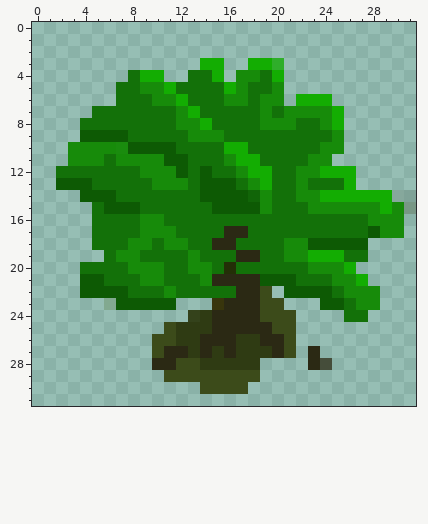
Two states of a pixel-art sprite, res/objects/Tree.png. The picture above was drawn from the file before the commit.
The file is 32x32 pixels. Pixels under 10% opacity are left out.
New version:
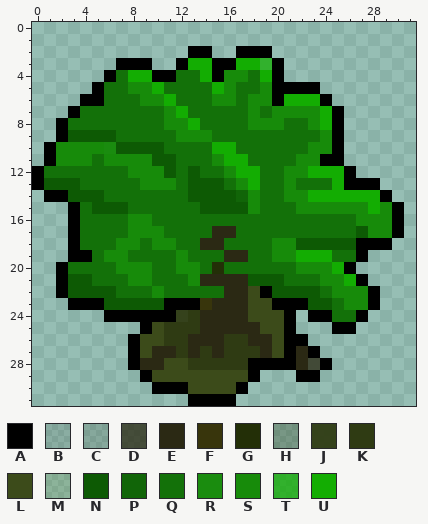
Palette (. is transparent): A #000000  B #2b29141d  C #2b291426  D #2b2914c2  E #2b2914  F #38350c  G #232f07  H #2f3b134b  J #2f3b13f1  K #2f3b13  L #3c4b1a  M #54750826  N #0d5a04  P #116508  Q #137109  R #178b0af8  S #178b0a  T #13ad02c2  U #13ad02
Changes in this commit:
y 2: x 13..14 .. -> AA; x 17..19 ... -> AAA
y 3: x 7..9 ... -> AAA; x 12..13 .. -> AU; x 15..17 U.. -> AAU; x 19..20 UT -> TA
y 4: x 6..8 ..Q -> AQU; x 10..12 U.. -> AAQ; x 14..16 QU. -> UAS; x 18..20 SQU -> QUA
y 5: x 5..6 .. -> AQ; x 8 Q -> S; x 10..11 SU -> UQ; x 15..17 QUS -> USQ; x 19..23 QS... -> SAAAA
y 6: x 4..6 ... -> AAQ; x 9 Q -> S; x 11..12 SU -> UQ; x 15 Q -> S; x 17..18 SQ -> QS; x 20..21 S. -> AU; x 24 U -> A
y 7: x 3..4 .. -> AQ; x 11..13 QSU -> SUQ; x 18..20 QSQ -> SQS; x 24..25 SU -> UA
y 8: x 2..3 .. -> AQ; x 11 Q -> S; x 13..14 SU -> UQ; x 18 Q -> S; x 21 S -> Q; x 23..25 QSU -> SUA
y 9: x 2..3 .. -> AN; x 7 N -> Q; x 12 Q -> S; x 15 S -> Q; x 24..25 QS -> SA
y 10: x 1..2 .. -> AS; x 6..7 SR -> RN; x 11 N -> Q; x 15 Q -> U; x 17 U -> Q; x 23 Q -> S; x 25 S -> A
y 11: x 1..2 .. -> AS; x 5..6 SQ -> QS; x 10 S -> N; x 12 N -> Q; x 15..16 QS -> SU; x 18 U -> Q; x 22 Q -> S; x 24..25 S. -> AA
y 12: x 0..1 .. -> AQ; x 8 Q -> S; x 11..14 SNQN -> NQNQ; x 16..17 QS -> SU; x 19 U -> Q; x 21 Q -> S; x 23 S -> U; x 26 U -> A
y 13: x 0..1 .. -> AN; x 4 N -> Q; x 9 Q -> S; x 12..13 SQ -> QN; x 16..19 NQSU -> QSUQ; x 21..22 QS -> SQ; x 25..28 QU.. -> UAAA
y 14: x 1..3 ... -> AAN; x 6 N -> Q; x 13 Q -> N; x 17..19 NPS -> PSQ; x 21 Q -> S; x 23 S -> U; x 29..31 UCB -> A..
y 15: x 3..5 ..Q -> AQN; x 8 N -> Q; x 14 Q -> N; x 18..19 NS -> SQ; x 22 Q -> S; x 28..31 SUSH -> USA.
y 16: x 3..4 .. -> AQ; x 8 Q -> S; x 10 S -> Q; x 27 Q -> S; x 30 S -> A
y 17: x 3..4 .. -> AQ; x 8 Q -> S; x 11 S -> Q; x 15 Q -> E; x 17 E -> Q; x 27..28 QN -> NS; x 30 S -> A
y 18: x 3..4 .. -> AQ; x 7 Q -> S; x 9..10 SQ -> QS; x 12 S -> Q; x 14 Q -> E; x 16 E -> Q; x 20 Q -> S; x 22 S -> N; x 27..29 N.. -> AAA
y 19: x 3..6 ...Q -> AAQS; x 8 S -> Q; x 12..13 QS -> SQ; x 16 Q -> E; x 18 E -> Q; x 20 Q -> S; x 22 S -> U; x 25 U -> Q; x 27 Q -> A
y 20: x 2..3 .. -> AQ; x 7 Q -> S; x 10 S -> Q; x 12 Q -> S; x 14..16 SQG -> QGQ; x 22 Q -> S; x 25..26 SU -> UA
y 21: x 2..3 .. -> AN; x 5 N -> Q; x 8 Q -> S; x 10 S -> Q; x 13..14 QS -> SE; x 18 E -> N; x 21 N -> Q; x 24 Q -> S; x 26..27 SU -> UA
y 22: x 2..3 .. -> AN; x 7 N -> Q; x 10..11 QS -> SQ; x 16 Q -> E; x 18..20 EL. -> LAN; x 24..25 NQ -> QS; x 28 S -> A
y 23: x 3..6 ...M -> AAAN; x 11..15 N...F -> AAAFE; x 18 E -> L; x 20..23 L... -> AAAN; x 25..26 NQ -> QS; x 28 S -> A
y 24: x 6..14 .......JK -> AAAAAAJKE; x 18 E -> L; x 21 L -> A; x 23..25 ... -> AAQ; x 27 Q -> A
y 25: x 9..11 ..L -> ALK; x 14 K -> E; x 19 E -> L; x 21 L -> A; x 25..26 .. -> AA
y 26: x 8..9 .. -> AL; x 11 L -> K; x 13 K -> E; x 16 E -> K; x 18 K -> E; x 20..22 EL. -> LAA
y 27: x 8..10 ..L -> ALE; x 12..16 EKEKE -> KEKEK; x 19..23 KEL.E -> ELAEA
y 28: x 8..9 .. -> AE; x 11 E -> L; x 13 L -> K; x 18..24 K....ED -> AAAAEDA
y 29: x 9..10 .. -> AL; x 18 L -> A; x 22..23 .. -> AA
y 30: x 10..13 .... -> AAAL; x 17 L -> A
y 31: x 13..16 .... -> AAAA
